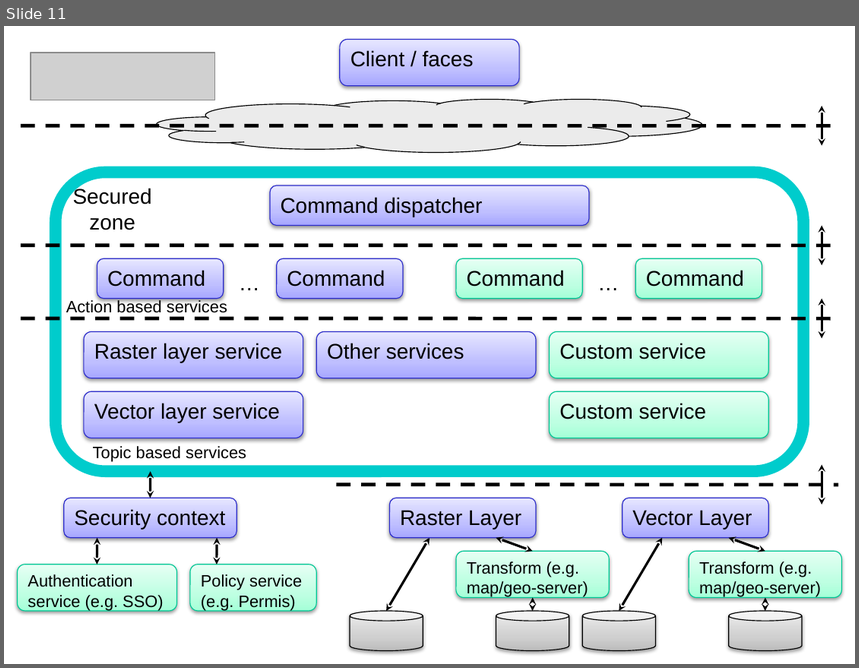
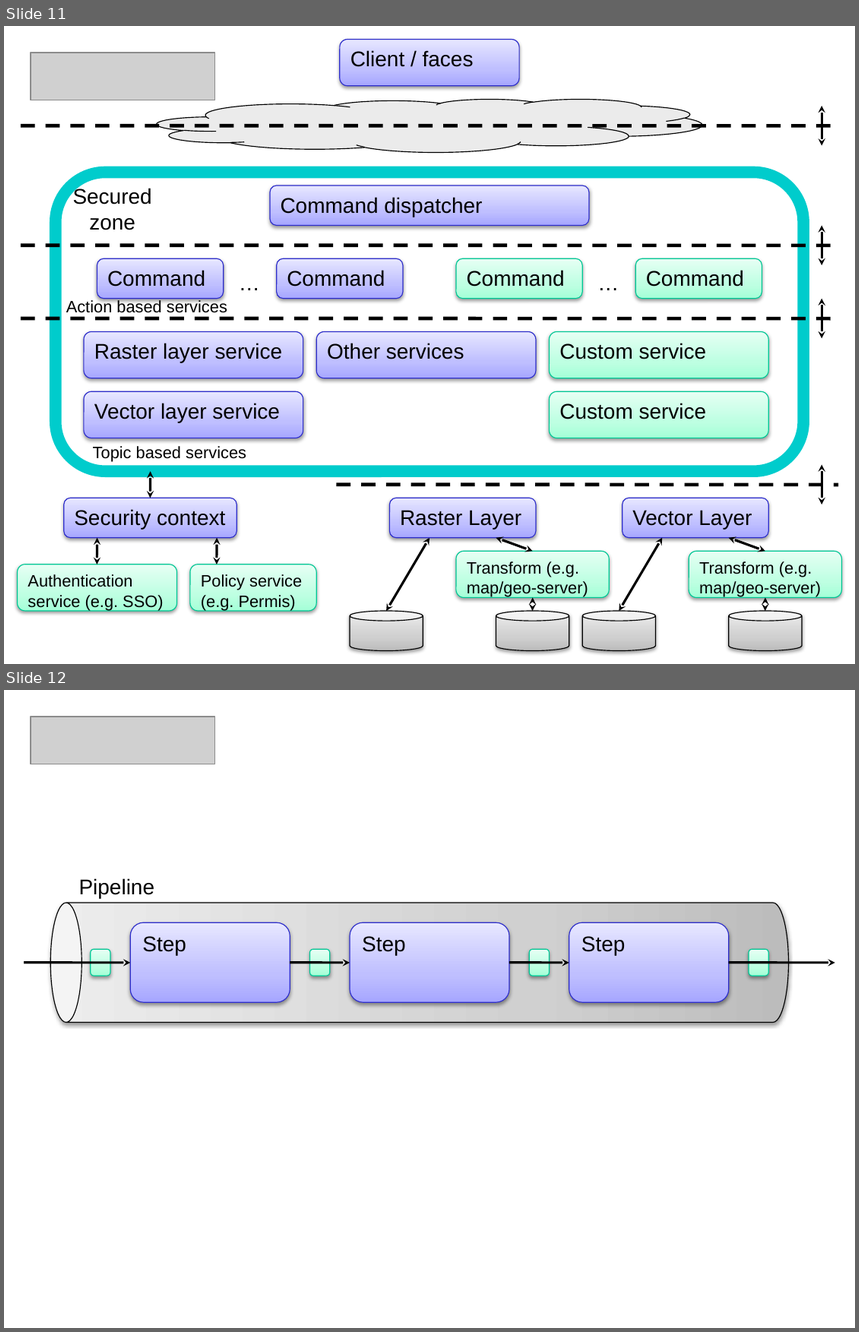
Before and after one commit to geomajas/geomajas-project-server, a slide deck: documentation/devuserguide/en-GB/images/architecture slides.pptx. Shown one above the other, each under a label of ours: slide 11 before the commit, slides 11 and 12 after it. The pictures are 859x668 and 859x1332 pixels, drawn with LibreOffice and Linux fonts; fonts in the diff are those of the drawing; grey boxes stand for pictures. Boxes give left, top, right and bottom in pixels: in the first picture for what was removed or moved away, otherwise in the second. Text is boxed around its words. In the diff, an @@ line names an element or a change of style, - is before the commit and + after.

```diff
--- a/documentation/devuserguide/en-GB/images/architecture slides.pptx
+++ b/documentation/devuserguide/en-GB/images/architecture slides.pptx
@@ slide 12 added at (x1=4, y1=690, x2=855, y2=1328), background #FFFFFF @@
@@ picture added at (x1=31, y1=717, x2=215, y2=764) @@
@@ text added at (x1=79, y1=878, x2=155, y2=898), 18 pt, text #000000 @@
+Pipeline
@@ cylinder added at (x1=51, y1=903, x2=789, y2=1023), fill gradient #BDBDBD to #D1D1D1 to #EEEEEE, outline #000000 0.75 pt @@
@@ rounded rectangle added at (x1=130, y1=923, x2=290, y2=1002), fill gradient #A7A7FF to #C1C1FF to #E7E7FF, outline #2E2ECB 0.75 pt, 18 pt, text #000000 @@
+Step
@@ rounded rectangle added at (x1=350, y1=923, x2=509, y2=1002), fill gradient #A7A7FF to #C1C1FF to #E7E7FF, outline #2E2ECB 0.75 pt, 18 pt, text #000000 @@
+Step
@@ rounded rectangle added at (x1=569, y1=923, x2=729, y2=1002), fill gradient #A7A7FF to #C1C1FF to #E7E7FF, outline #2E2ECB 0.75 pt, 18 pt, text #000000 @@
+Step
@@ arrow added from (24, 962) to (130, 962), #000000 2 pt @@
@@ rounded rectangle added at (x1=91, y1=950, x2=110, y2=976), fill gradient #A5FFD6 to #BFFFE2 to #E7FFF3, outline #00C896 0.75 pt @@
@@ arrow added from (290, 962) to (350, 962), #000000 2 pt @@
@@ rounded rectangle added at (x1=310, y1=950, x2=329, y2=976), fill gradient #A5FFD6 to #BFFFE2 to #E7FFF3, outline #00C896 0.75 pt @@
@@ arrow added from (509, 962) to (569, 962), #000000 2 pt @@
@@ rounded rectangle added at (x1=529, y1=950, x2=549, y2=976), fill gradient #A5FFD6 to #BFFFE2 to #E7FFF3, outline #00C896 0.75 pt @@
@@ arrow added from (729, 962) to (835, 962), #000000 2 pt @@
@@ rounded rectangle added at (x1=749, y1=950, x2=769, y2=976), fill gradient #A5FFD6 to #BFFFE2 to #E7FFF3, outline #00C896 0.75 pt @@
```
Also in this commit, not shown: 1 other file.
